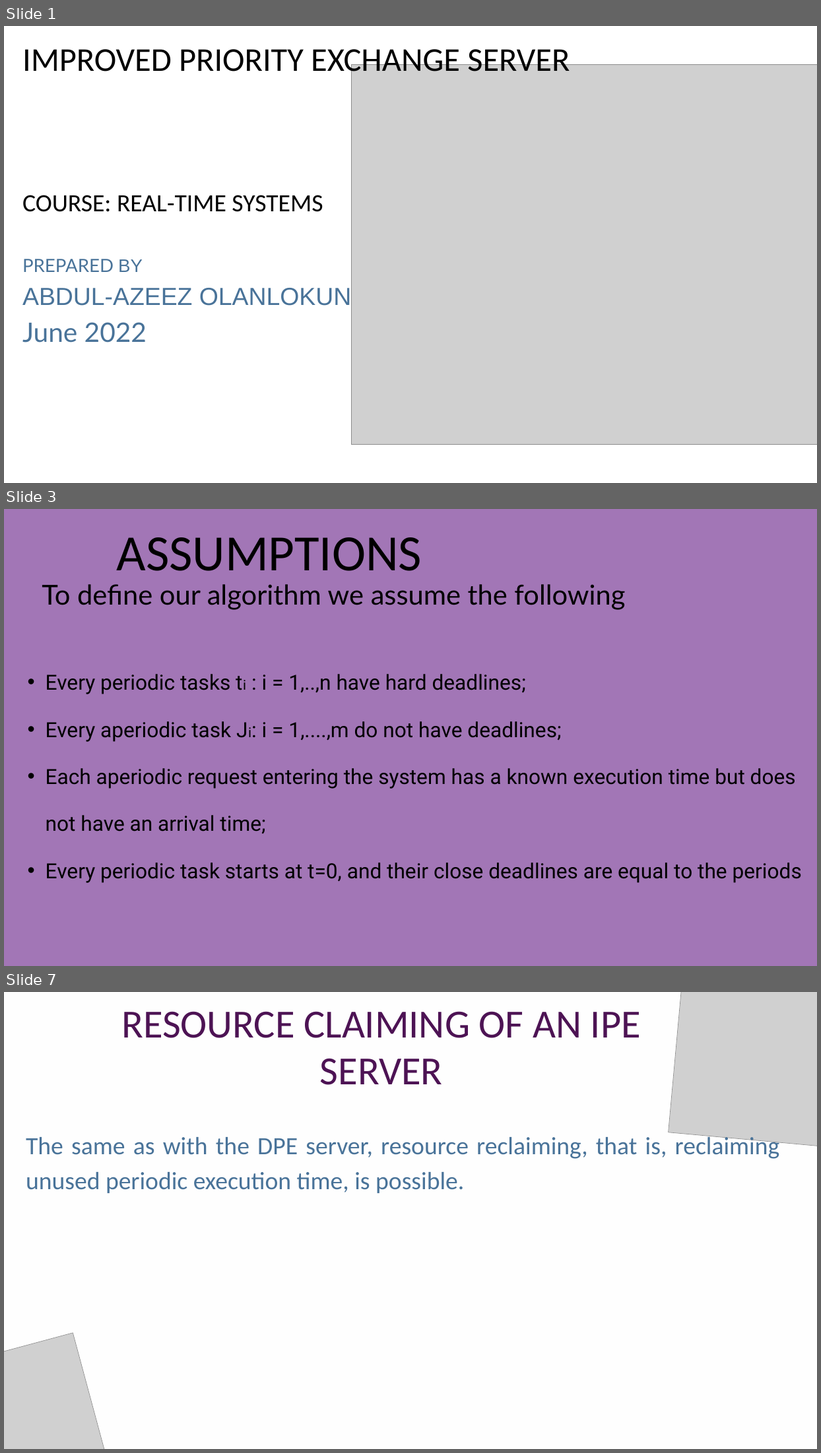
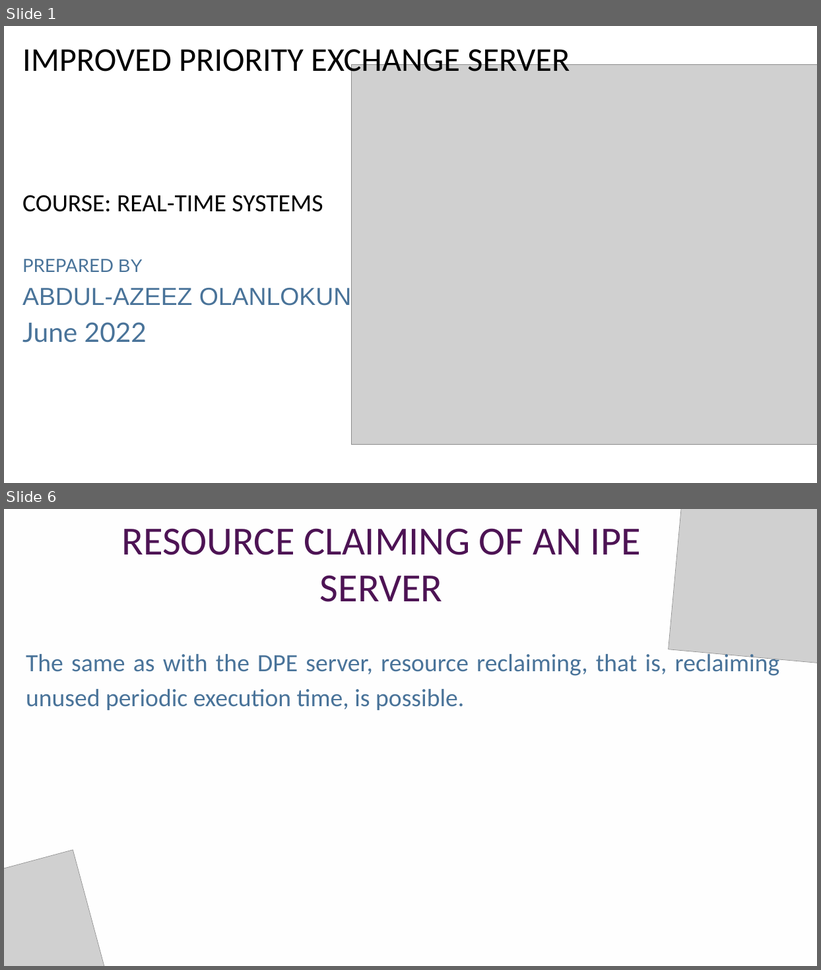
Before and after one commit to DrLeozeez/Real-Time-Systems, a slide deck: Improved Priority Exchange Server/Presentation Slide/IMPROVED PRIORITY EXCHANGE SERVER.pptx. Shown one above the other, each under a label of ours: slides 1, 3 and 7 before the commit, slides 1 and 6 after it; the slides between them are not shown. The pictures are 821x1453 and 821x970 pixels, drawn with LibreOffice and Linux fonts; fonts in the diff are those of the drawing; grey boxes stand for pictures. Boxes give left, top, right and bottom in pixels: in the first picture for what was removed or moved away, otherwise in the second. Text is boxed around its words. In the diff, an @@ line names an element or a change of style, - is before the commit and + after.

```diff
--- a/Improved Priority Exchange Server/Presentation Slide/IMPROVED PRIORITY EXCHANGE SERVER.pptx
+++ b/Improved Priority Exchange Server/Presentation Slide/IMPROVED PRIORITY EXCHANGE SERVER.pptx
@@ slide 3 removed at (4, 509, 817, 966), background #A276B6 @@
@@ text removed at (117, 537, 422, 571) @@
-ASSUMPTIONS
@@ text removed at (42, 584, 625, 610) @@
-To define our algorithm we assume the following
@@ text removed at (46, 674, 802, 883) @@
-  • Every periodic tasks ti : i = 1,..,n have hard deadlines;
-  • Every aperiodic task Ji: i = 1,....,m do not have deadlines;
-  • Each aperiodic request entering the system has a known execution time but does not have an arrival time;
-  • Every periodic task starts at t=0, and their close deadlines are equal to the periods
@@ what was slide 7 is now slide 6 @@
```
Also in this commit, not shown: 6 slides changed, 1 slide added, 1 other slide removed.
